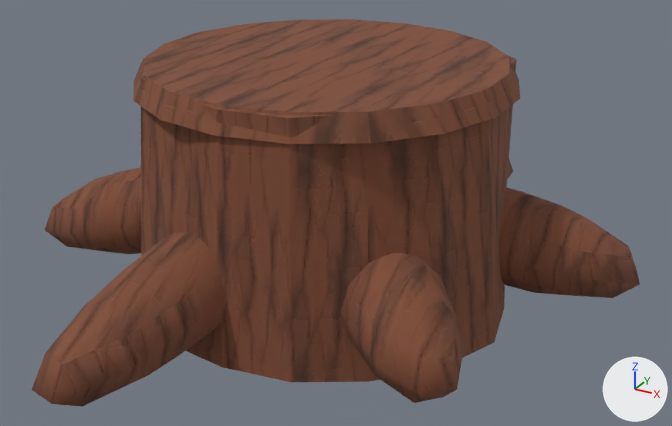
Two versions of the glTF model public/models/props/stump.glb, one commit apart.
Rendered twice from a camera (50 mm lens) standing at (1.115, -1.979, 1.025) and looking at (0.04, -0.025, 0.048). The axes (+X, +Y, +Z) are drawn at lower right. The lights are the same throughout. The picture after the commit comes second. Vertices at exactly the same position are counted once.

The older version as bpy lines, for what is in view:
```python
me_cylinder = bpy.data.meshes.new('cylinder')
me_cylinder.from_pydata(...)  # 402 vertices, 752 faces; spans x -0.78..0.78, y -0.87..0.87, z -0.17..0.45
# faces by material slot: [736, 16]
me_cylinder.materials.append(mat_bark)  # picture img_bark
me_cylinder.materials.append(mat_rings)  # picture img_rings
ob_cylinder = bpy.data.objects.new('cylinder', me_cylinder)
ob_cylinder.location = (0.0, 0.0, 0.0)
```
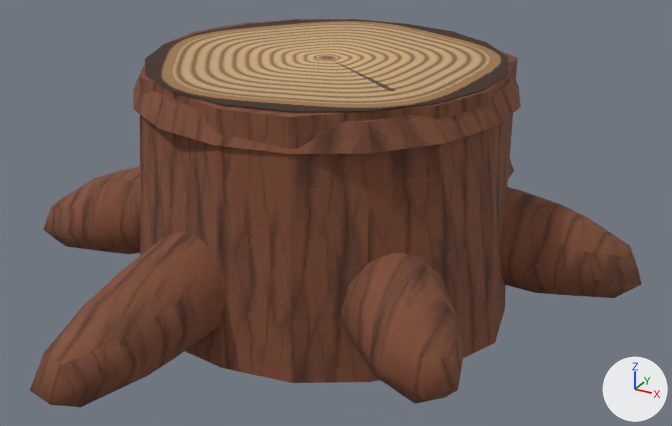
Boxes (x1, y1, x2, y2) around the edits, measured in the pictures (672 x 426 px; the box of a moved part takes in the faces that stretch with it):
'cylinder', reshaped: before (32, 19, 640, 407); after (30, 19, 641, 407)
part 1 of me_cylinder, moved or reshaped: before (143, 19, 510, 112); after (143, 66, 510, 122)
part 2 of me_cylinder, surface changed: before (134, 58, 520, 144); after (133, 68, 521, 154)

Patch to the scene script:
```diff
--- a/public/models/props/stump.glb.py
+++ b/public/models/props/stump.glb.py
@@ me_cylinder @@
 # used by ob_cylinder; location = (0.0, 0.0, 0.0)
-me_cylinder.from_pydata(...)  # 402 vertices, 752 faces; spans x -0.78..0.78, y -0.87..0.87, z -0.17..0.45
+me_cylinder.from_pydata(...)  # 402 vertices, 752 faces; spans x -0.79..0.79, y -0.87..0.87, z -0.17..0.45
+# me_cylinder part 1: the loose piece of 36 vertices spanning x -0.47..0.47, y -0.48..0.48, z 0.39..0.45 is moved by (0.0, 0.0, -0.02)
+# me_cylinder part 2: 36 kept faces spanning x -0.48..0.48, y -0.48..0.48, z 0.37..0.43 get new texture (UV) coordinates
 me_cylinder.materials.append(mat_bark)
```
